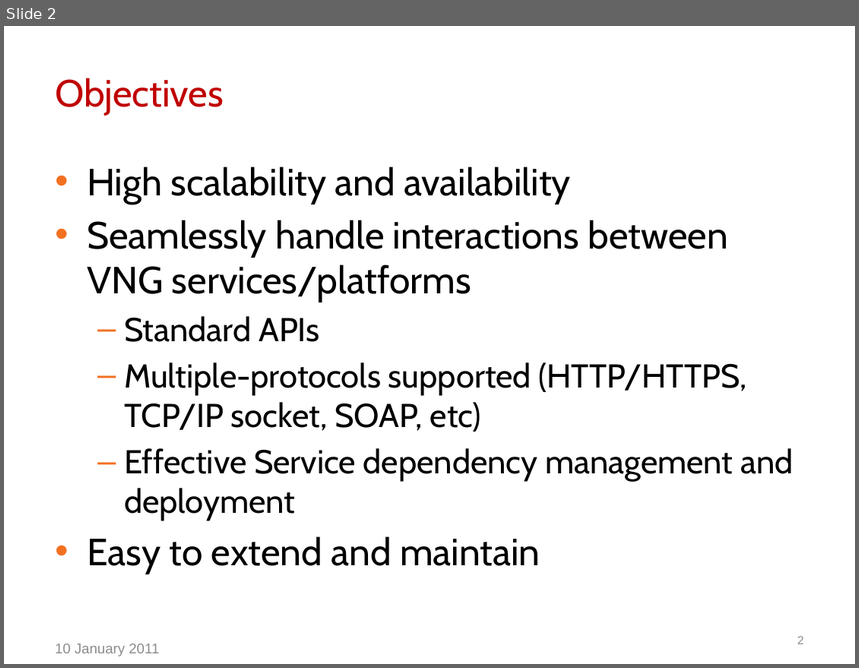
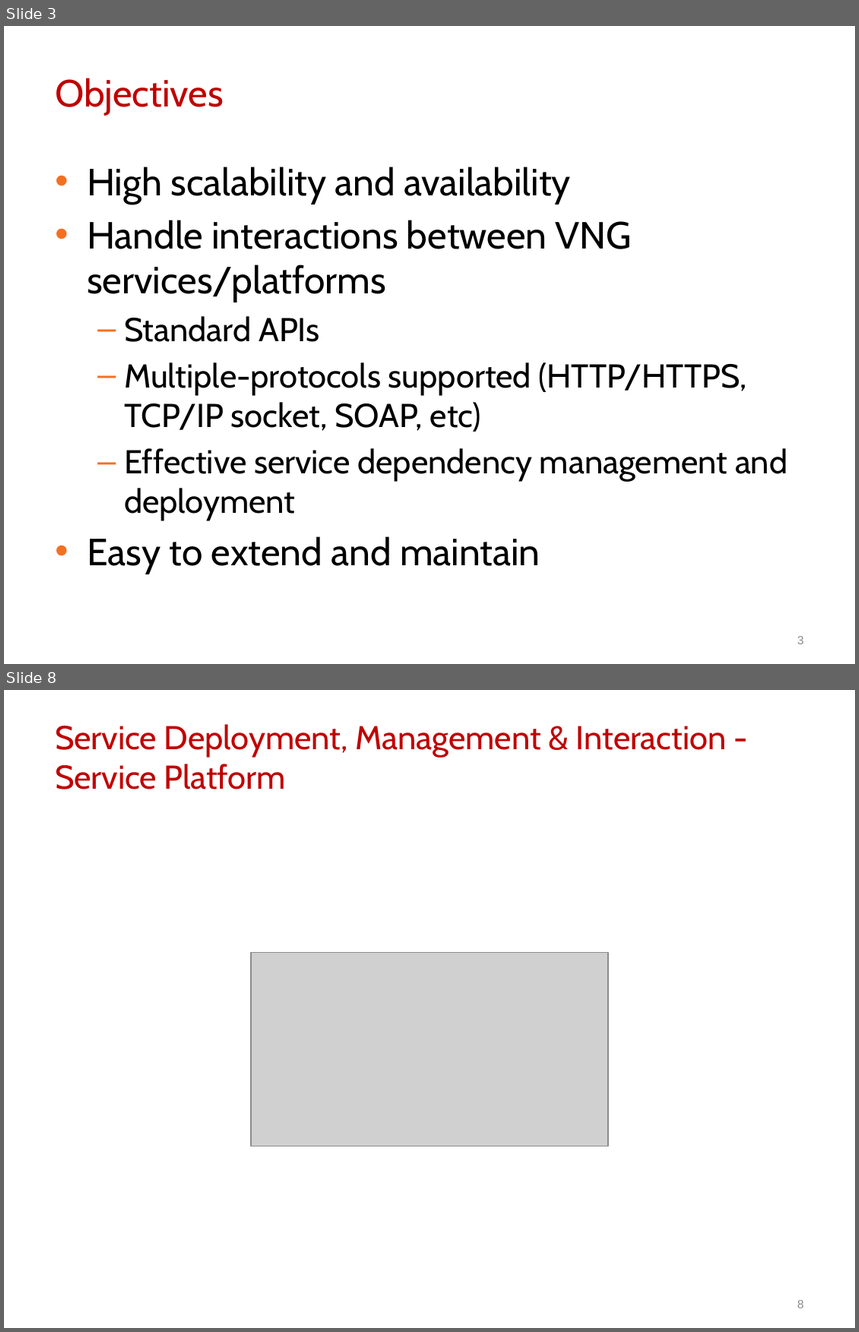
Before and after one commit to btnguyen2k/btnguyen2k-personal, a slide deck: vng-ip/NewIP/docs/Design/NewIP.pptx. Shown one above the other, each under a label of ours: slide 2 before the commit, slides 3 and 8 after it; the slides between them are not shown. The pictures are 859x668 and 859x1332 pixels, drawn with LibreOffice and Linux fonts; fonts in the diff are those of the drawing; grey boxes stand for pictures; background and template pictures are left out. Boxes give left, top, right and bottom in pixels: in the first picture for what was removed or moved away, otherwise in the second. Text is boxed around its words. In the diff, an @@ line names an element or a change of style, - is before the commit and + after.

```diff
--- a/vng-ip/NewIP/docs/Design/NewIP.pptx
+++ b/vng-ip/NewIP/docs/Design/NewIP.pptx
@@ slide 8 added at box(4, 690, 855, 1328), background picture (left out) @@
@@ title added at box(55, 724, 727, 790), 28 pt, text #C00000 @@
+Service Deployment, Management & Interaction - Service Platform
@@ picture added at box(251, 953, 608, 1147) @@
@@ page number added at box(797, 1300, 804, 1309), 10 pt, text #8C8C8C @@
+8
@@ what was slide 2 is now slide 3 @@
@@ slide 3 changed as well @@
@@ text at box(87, 220, 633, 302): text changed @@
-• Seamlessly handle interactions between VNG services/platforms
+• Handle interactions between VNG services/platforms
@@ text at box(124, 449, 788, 522): text changed @@
-  – Effective Service dependency management and deployment
+  – Effective service dependency management and deployment
@@ page number at box(797, 636, 804, 645): text changed @@
-2
+3
@@ text removed at box(55, 644, 159, 657) @@
-10 January 2011
```
Also in this commit, not shown: 1 other slide changed, 10 other slides added, 3 other files.
